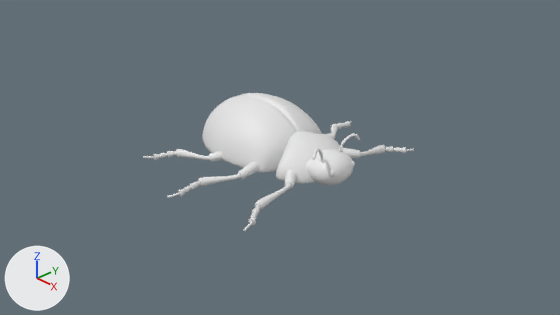
Renders of the Blender file src/blender/bug-mockup.blend from each side of a commit.
The view is the same before and after, from the file's camera 'Camera'. The lights are fixed; the arrows at lower left show +X, +Y and +Z.

Names of what the first picture shows: 'Antenna_left', 'Antenna_right', 'Armature', 'Eye-right', 'Head', 'Part1', 'Part1.002', 'Part1.003', 'Part1.005', 'Part2', 'Part2.002', 'Part2.003', 'Part2.005', 'Part3', 'Part3.002', 'Part3.003', 'Part3.004', 'Part3.005', 'Torso'.
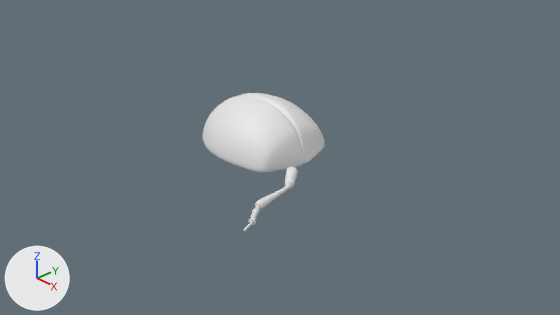
What differs and where, as boxes [x1, y1, x2, y2] in the pictures (560 x 315 px):
'Torso', hidden
    before: [276, 131, 343, 184]
'Head', hidden
    before: [306, 148, 353, 186]
'Part2.003', deleted
    before: [198, 173, 242, 186]
'Part2', deleted
    before: [176, 149, 210, 160]
'Part1.003', deleted
    before: [238, 162, 259, 179]
'Part3.003', deleted
    before: [167, 181, 200, 198]
'Part2.005', deleted
    before: [360, 145, 385, 157]
'Part3', deleted
    before: [143, 151, 176, 160]
'Part1.005', deleted
    before: [342, 148, 360, 158]
'Part3.005', deleted
    before: [385, 146, 414, 154]
'Part1', deleted
    before: [209, 151, 223, 162]
'Antenna_left', hidden
    before: [338, 133, 360, 152]
'Antenna_right', hidden
    before: [313, 148, 324, 163]
'Part3.002', deleted
    before: [337, 121, 352, 129]
'Part2.002', deleted
    before: [331, 124, 338, 137]
'Eye-right', hidden
    before: [329, 170, 335, 177]
'Part1.002', deleted
    before: [322, 133, 335, 139]
part 1 of me_cylinder_018, added
    after: [285, 167, 298, 189]

The change, as a diff of the scene's bpy script:
```diff
--- a/src/blender/bug-mockup.blend.py
+++ b/src/blender/bug-mockup.blend.py
@@ me_cylinder_018 @@
 # used by ob_part3_004; location = (0.939, -1.282, -0.022); rotation_euler = (8.011, -0.0773, 0.455), in degrees (99, -4.4, 26); scale = (0.0218, 0.0218, 0.0838)
-me_cylinder_018.from_pydata(...)  # 640 vertices, 610 faces; spans x -1.78..4.06, y -2.27..2.27, z -1.0..5.18
+me_cylinder_018.from_pydata(...)  # 1216 vertices, 1126 faces; spans x -2.46..13.69, y -3.61..3.61, z -10.67..5.18
+# me_cylinder_018 part 1: a new loose piece of 224 vertices spanning x 4.45..13.69, y -3.61..3.61, z -10.67..-6.56
@@ ob_torso @@
 _m = ob_torso.modifiers.new('Subdivision', 'SUBSURF')
 _m.levels = 2
+ob_torso.hide_set(True)
@@ ob_head @@
 _m = ob_head.modifiers.new('Subdivision', 'SUBSURF')
 _m.levels = 2
+ob_head.hide_set(True)
@@ ob_antenna_right @@
 _m = ob_antenna_right.modifiers.new('Subdivision', 'SUBSURF')
 _m.levels = 2
+ob_antenna_right.hide_set(True)
@@ ob_antenna_left @@
 _m = ob_antenna_left.modifiers.new('Subdivision', 'SUBSURF')
 _m.levels = 2
+ob_antenna_left.hide_set(True)
@@ ob_eye_right @@
 _m = ob_eye_right.modifiers.new('Subdivision', 'SUBSURF')
 _m.levels = 2
+ob_eye_right.hide_set(True)
@@ ob_eye_left @@
 _m = ob_eye_left.modifiers.new('Subdivision', 'SUBSURF')
 _m.levels = 2
+ob_eye_left.hide_set(True)
@@ ob_part1 @@
-ob_part1 = bpy.data.objects.new('Part1', me_cylinder_005)
@@ ob_part2 @@
-ob_part2 = bpy.data.objects.new('Part2', me_cylinder_004)
@@ ob_part3 @@
-ob_part3 = bpy.data.objects.new('Part3', me_cylinder_006)
@@ ob_part1_002 @@
-ob_part1_002 = bpy.data.objects.new('Part1.002', me_cylinder_010)
@@ ob_part2_002 @@
-ob_part2_002 = bpy.data.objects.new('Part2.002', me_cylinder_011)
@@ ob_part3_002 @@
-ob_part3_002 = bpy.data.objects.new('Part3.002', me_cylinder_012)
@@ ob_part1_003 @@
-ob_part1_003 = bpy.data.objects.new('Part1.003', me_cylinder_013)
@@ ob_part2_003 @@
-ob_part2_003 = bpy.data.objects.new('Part2.003', me_cylinder_014)
@@ ob_part3_003 @@
-ob_part3_003 = bpy.data.objects.new('Part3.003', me_cylinder_015)
@@ ob_part1_005 @@
-ob_part1_005 = bpy.data.objects.new('Part1.005', me_cylinder_019)
@@ ob_part2_005 @@
-ob_part2_005 = bpy.data.objects.new('Part2.005', me_cylinder_020)
@@ ob_part3_005 @@
-ob_part3_005 = bpy.data.objects.new('Part3.005', me_cylinder_021)
```
